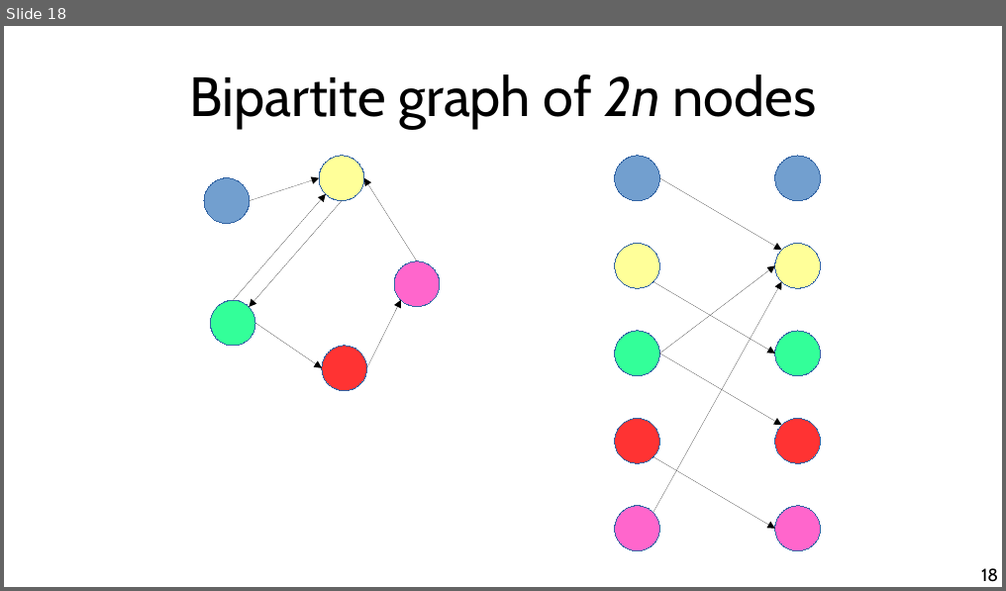
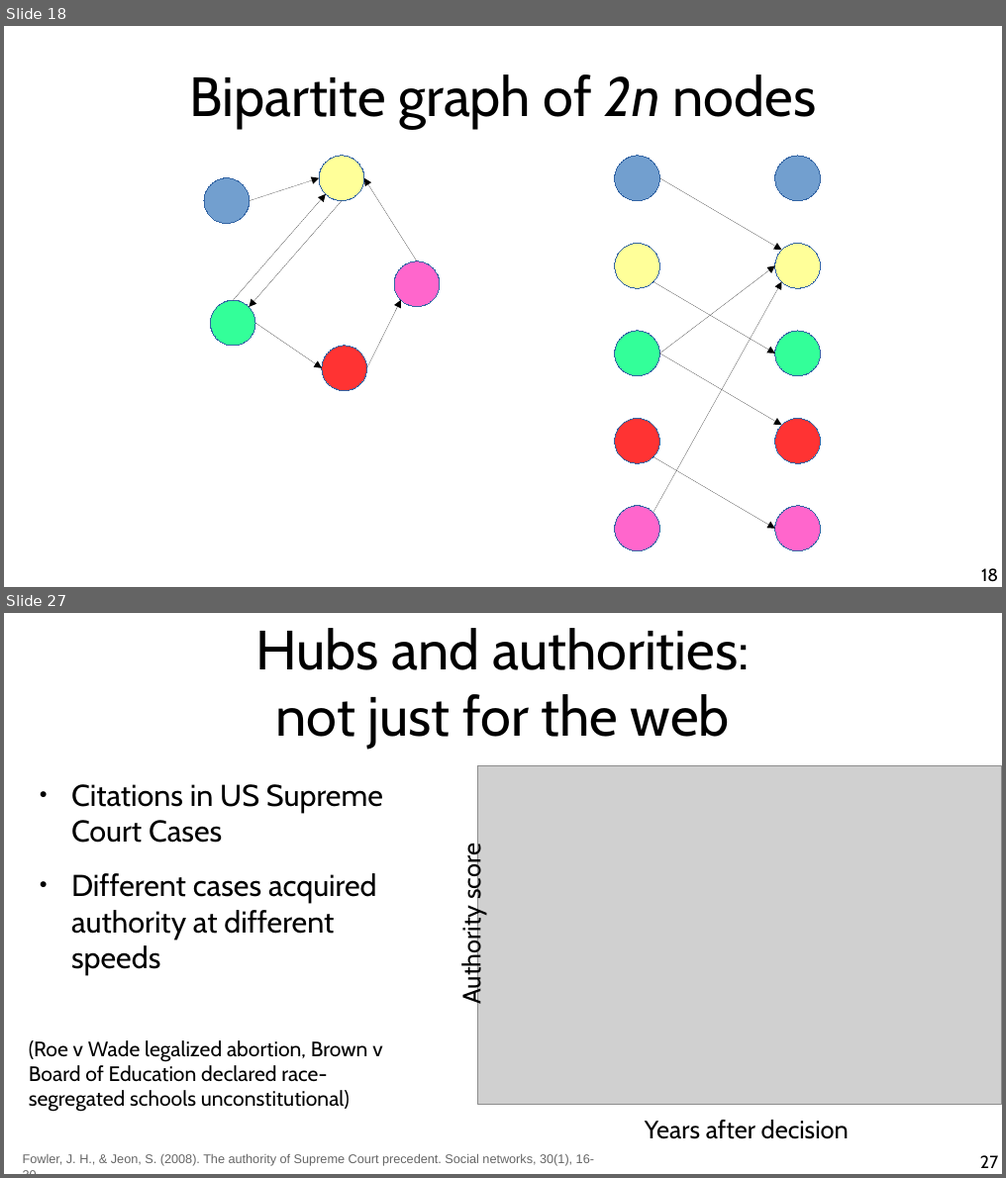
Before and after one commit to chatox/networks-science-course, a slide deck: theory/tt09_centrality.odp. Shown one above the other, each under a label of ours: slide 18 before the commit, slides 18 and 27 after it; the slides between them are not shown. The pictures are 1006x591 and 1006x1178 pixels, drawn with LibreOffice and Linux fonts; fonts in the diff are those of the drawing; grey boxes stand for pictures. Boxes give left, top, right and bottom in pixels: in the first picture for what was removed or moved away, otherwise in the second. Text is boxed around its words. In the diff, an @@ line names an element or a change of style, - is before the commit and + after.

```diff
--- a/theory/tt09_centrality.odp
+++ b/theory/tt09_centrality.odp
@@ slide 27 added at [4,613,1002,1174], background #FFFFFF @@
@@ title added at [255,628,749,749], 44 pt, text #000000 @@
+Hubs and authorities:
+not just for the web
@@ text added at [29,784,383,1112], 16.6 pt, text #000000 @@
+● Citations in US Supreme Court Cases
+● Different cases acquired authority at different speeds
+(Roe v Wade legalized abortion, Brown v Board of Education declared race-segregated schools unconstitutional)
@@ picture added at [477,766,1001,1105] @@
@@ text added at [456,849,487,1001], 20 pt, text #000000 @@
+Authority score
@@ text added at [645,1120,848,1140], 20 pt, text #000000 @@
+Years after decision
@@ text added at [23,1155,594,1166], 10 pt, text #666666 @@
+Fowler, J. H., & Jeon, S. (2008). The authority of Supreme Court precedent. Social networks, 30(1), 16-30.
@@ page number added at [980,1156,998,1168], 14 pt, text #000000 @@
+27
```
Also in this commit, not shown: 9 slides changed, 29 other slides added, 2 slides removed.
